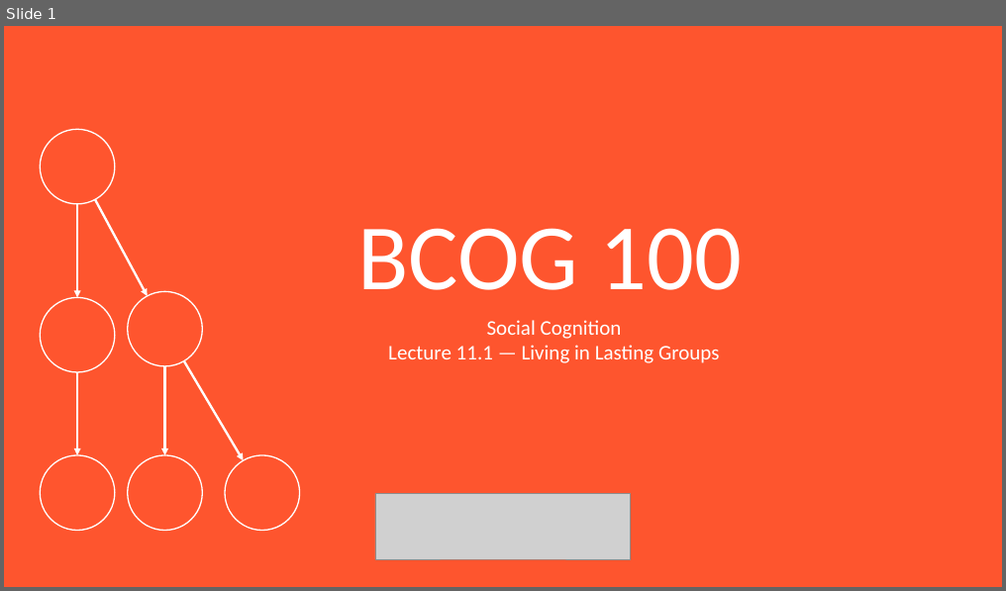
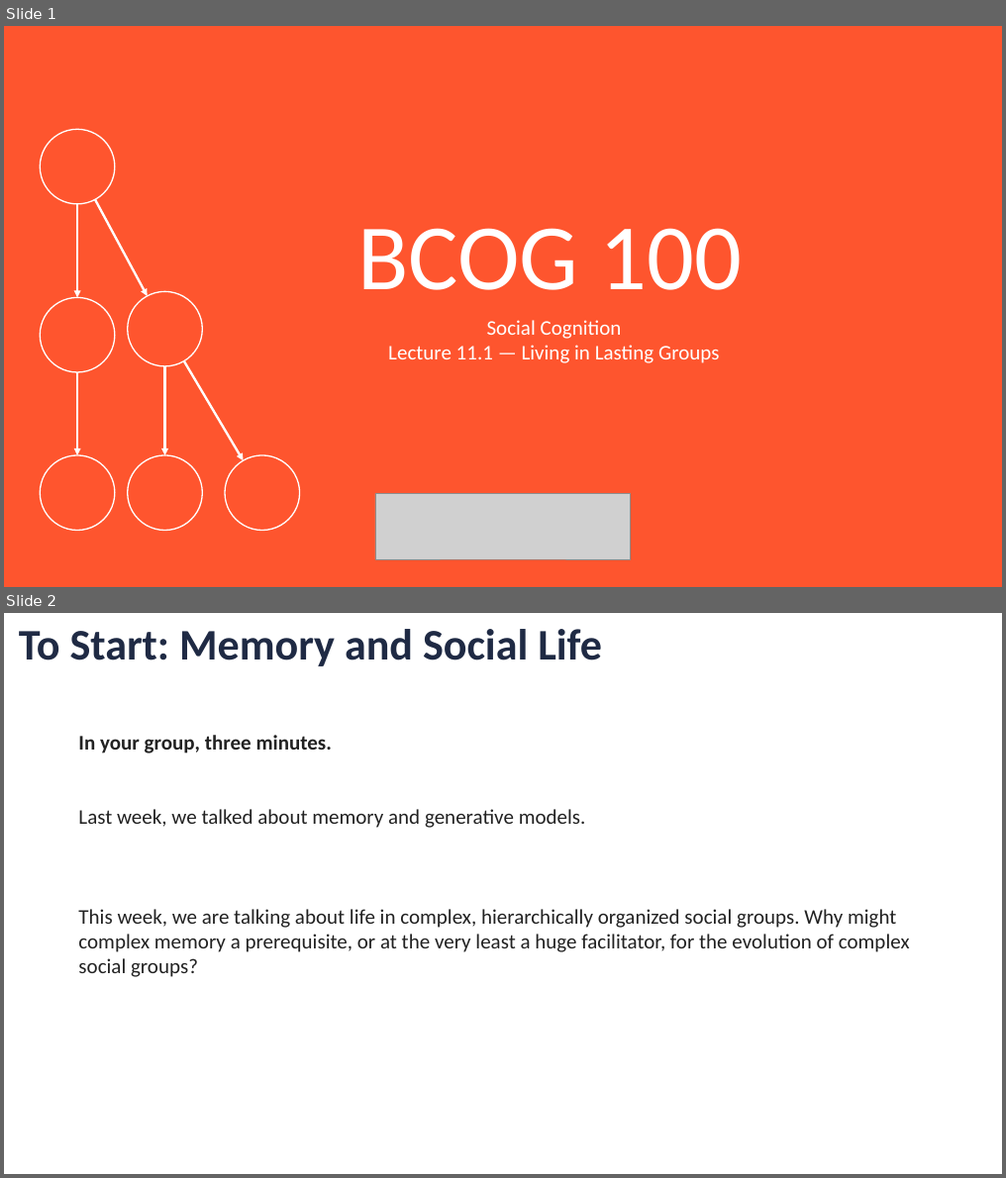
Before and after one commit to jonwillits/intro_to_bcs, a slide deck: social_cognition/social_cognition_lecture_1.pptx. Shown one above the other, each under a label of ours: slide 1 before the commit, slides 1 and 2 after it. The pictures are 1006x591 and 1006x1178 pixels, drawn with LibreOffice and Linux fonts; fonts in the diff are those of the drawing; grey boxes stand for pictures. Boxes give left, top, right and bottom in pixels: in the first picture for what was removed or moved away, otherwise in the second. Text is boxed around its words. In the diff, an @@ line names an element or a change of style, - is before the commit and + after.

```diff
--- a/social_cognition/social_cognition_lecture_1.pptx
+++ b/social_cognition/social_cognition_lecture_1.pptx
@@ slide 2 added at <box>4,613,1002,1174</box>, background #FFFFFF @@
@@ text added at <box>19,629,602,666</box>, 42 pt, text #1F2A44, bold @@
+To Start: Memory and Social Life
@@ text added at <box>78,735,910,977</box>, 20 pt, text #222222 @@
+In your group, three minutes.
+Last week, we talked about memory and generative models.
+This week, we are talking about life in complex, hierarchically organized social groups. Why might complex memory a prerequisite, or at the very least a huge facilitator, for the evolution of complex social groups?
```
Also in this commit, not shown: 3 slides changed, 2 slides removed, 6 other files.
